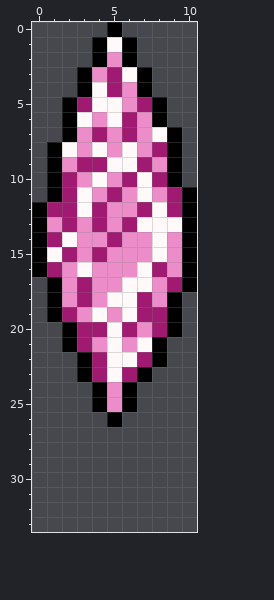
Pixel-art sprite, stored at Characters/Olympia/SpriteR.png. The picture above is the old version.
The file is 22x68 pixels, drawn in blocks of 2x2; one block is one cell here.
New version:
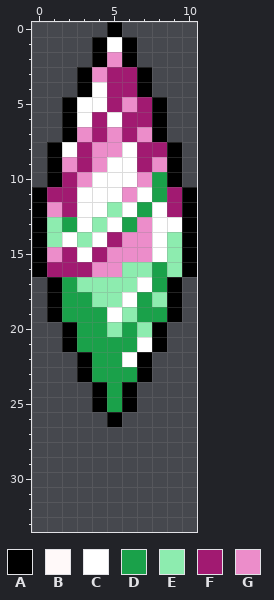
Palette (. is transparent): A #000000  B #fff9f9  C #ffffff  D #1aa14a  E #8decaf  F #a11a71  G #ec8dca
Diff:
Changed rows in their new state; - is an unchanged pixel.
first column x 0:
 1 -----C-----
 3 ------F----
 4 ----C-F----
 5 ---CCF-----
 6 ---CFC-F---
 7 --------A.-
 8 --CFG-CF---
 9 ----GCC----
10 ----CCCGD--
11 AF-CCC-CD--
12 -G-CCECDC--
13 -EDCECDGCC-
14 -ECEC---CE-
15 -G-C----CE-
16 --FF--EEDE-
17 --DEEEECDA.
18 --DDEECDE--
19 --DDDCEDD--
20 ---DDEDEA.-
21 ---DDDDC---
22 ----DDCA.--
23 ----DDD----
24 -----D-----
25 -----D-----
Boxes around the changes in both pictures, in picture pixels (x1, y1, x2, y2):
changed: (32, 37, 197, 412)
